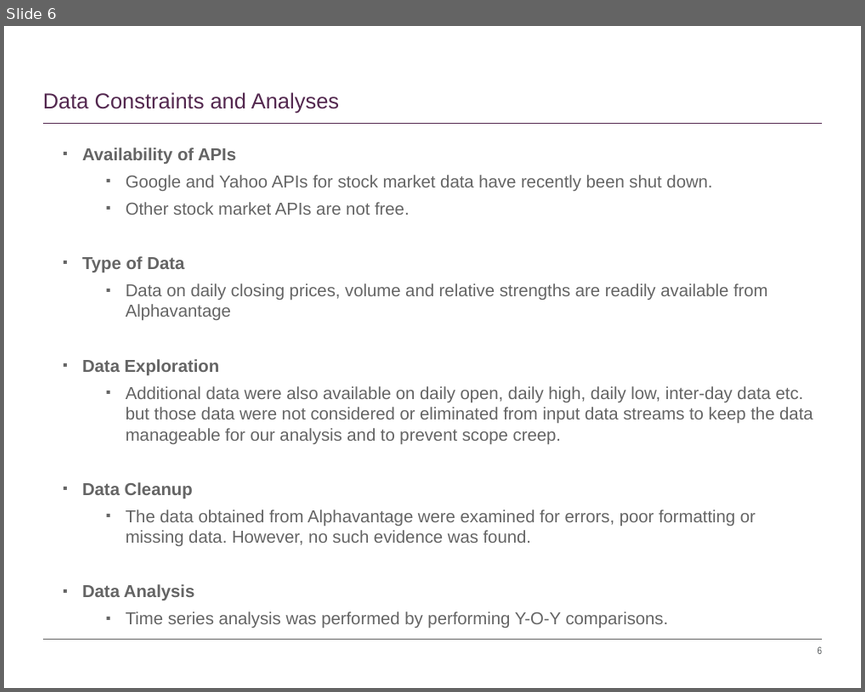
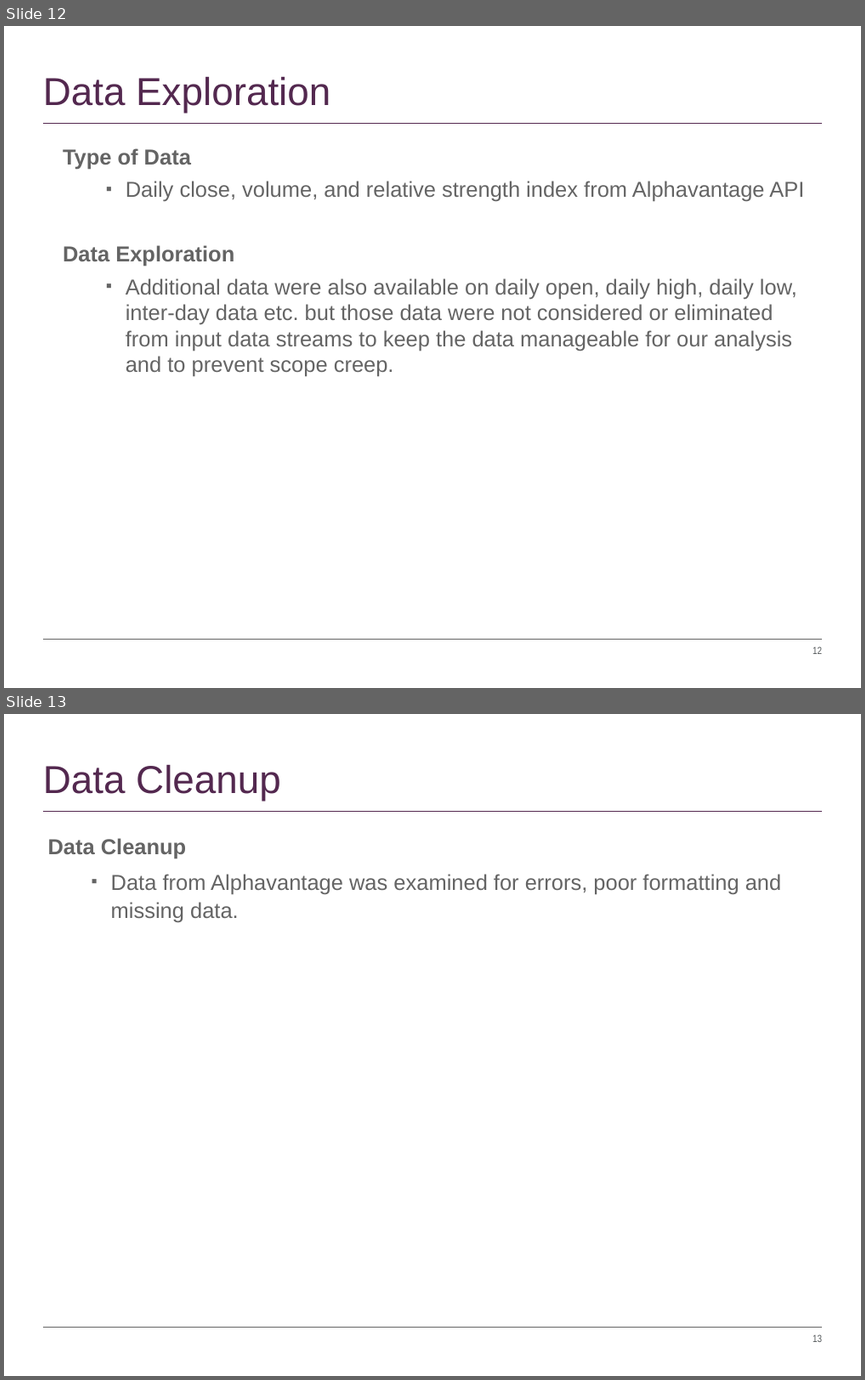
Before and after one commit to timothyyu/pr1-apple-stock-analysis, a slide deck: DataScience Project-One_Rutgers.pptx. Shown one above the other, each under a label of ours: slide 6 before the commit, slides 12 and 13 after it. The pictures are 865x692 and 865x1380 pixels, drawn with LibreOffice and Linux fonts; fonts in the diff are those of the drawing. Boxes give left, top, right and bottom in pixels: in the first picture for what was removed or moved away, otherwise in the second. Text is boxed around its words. In the diff, an @@ line names an element or a change of style, - is before the commit and + after.

```diff
--- a/DataScience Project-One_Rutgers.pptx
+++ b/DataScience Project-One_Rutgers.pptx
@@ slide 13 added at [4, 714, 861, 1376], background #FFFFFF; not listed: 3 template elements that a slide beside it also shows @@
@@ title added at [43, 764, 281, 801], 36 pt, text #53284F @@
+Data Cleanup
@@ text added at [48, 838, 781, 923], 20 pt, text #646464 @@
+Data Cleanup
+▪ Data from Alphavantage was examined for errors, poor formatting and missing data.
@@ what was slide 6 is now slide 12 @@
@@ slide 12 changed as well @@
@@ title at [43, 76, 330, 113]: text changed; size 20 to 36 pt @@
-Data Constraints and Analyses
+Data Exploration
@@ text at [63, 148, 797, 377]: size 16 to 20 pt in "Type of Data", "Data Exploration", "Additional data were also available on daily ..."; bullet ▪ to none @@
@@ text at [82, 148, 712, 215]: paragraphs removed @@
-▪ Availability of APIs
-  ▪ Google and Yahoo APIs for stock market data have recently been shut down.
-  ▪ Other stock market APIs are not free.
@@ text at [126, 181, 804, 201]: text changed; size 16 to 20 pt @@
-  ▪ Data on daily closing prices, volume and relative strengths are readily available from Alphavantage
+  ▪ Daily close, volume, and relative strength index from Alphavantage API
@@ text at [82, 482, 755, 628]: paragraphs removed @@
-▪ Data Cleanup
-  ▪ The data obtained from Alphavantage were examined for errors, poor formatting or missing data. However, no such evidence was found.
-▪ Data Analysis
-  ▪ Time series analysis was performed by performing Y-O-Y comparisons.
@@ page number at [812, 646, 822, 654]: text changed @@
-6
+12
```
Also in this commit, not shown: 6 other slides changed, 9 other slides added, 1 slide removed.
